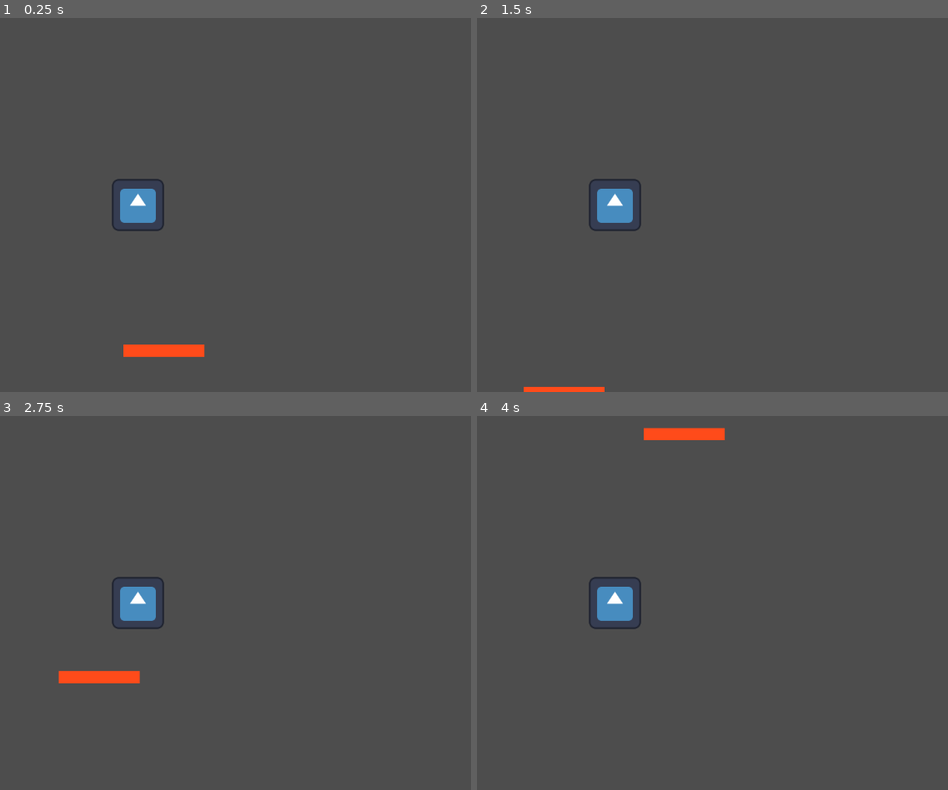
Above: before the commit, frames 1-4 (two rows, left to right).
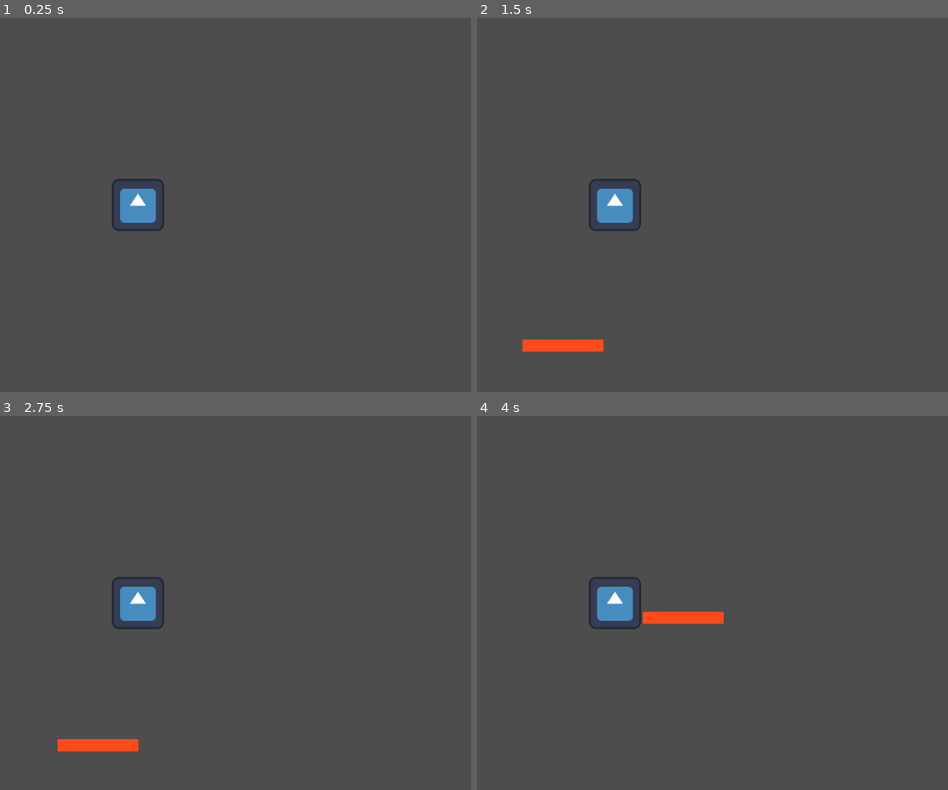
Above: after the commit, the same moments.

Repository: kaytrxg/GoDot-Practice
Game: Godot game, scene res://level_2.tscn
The game is run twice, just before and just after one commit, with the same random seed, the same clock (stepped at 60 frames per second) and the same inputs. This scene is started directly instead of the project's main scene. The engine's default icon, where the game draws it, is replaced by a stand-in: a white triangle on a blue panel in a dark square.
Inputs:
- Up to frame 1 (0.25 s): no input
- Up to frame 2 (1.5 s): tap Enter (ui_accept) at 0.5, 0.77 s; hold Right (ui_right) from 0.53 s (still down)
- Up to frame 3 (2.75 s): tap Enter (ui_accept) at 1.52, 2 s; release Right (ui_right) at 2.03 s; hold Left (ui_left) from 2.03 s (still down)
- Up to frame 4 (4 s): release Left (ui_left) at 2.78 s; hold Right (ui_right) from 2.78 s (still down); tap Enter (ui_accept) at 3.02, 3.77 s

The runs differ from the first frame. In frame 1, 0.6% of the frame differs, in the area x 26-44%, y 87-91%; in frame 2, 0.8%; in frame 3, 1.2%, in the area x 12-30%, y 68-90%; in frame 4, 1.2%.

Commit message:
Added level 3 w/out custom background

Diff:
--- a/moving_character-ai-/character_body_2d.gd
+++ b/moving_character-ai-/character_body_2d.gd
@@ -56,3 +56,7 @@
 			var collision = get_slide_collision(i)
 			if collision.get_collider().is_in_group("bouncy"):
 				velocity.y = jump_velocity * 2.5 #Bounces higher
+
+			#Checks if player landed on a breakable platform
+			if collision.get_collider().is_in_group("breakable"):
+				collision.get_collider().queue_free() #Destroys the platform
--- /dev/null
+++ b/moving_character-ai-/level_2.gd
@@ -0,0 +1,7 @@
+extends Node2D
+
+func _on_area_2d_body_entered(body: Node2D):
+	#Checks if it's the player's character
+	if body.is_in_group("player"):
+		print("Character fell off! Loading next level")
+		get_tree().change_scene_to_file("res://level_3.tscn")
--- a/moving_character-ai-/level_2.tscn
+++ b/moving_character-ai-/level_2.tscn
@@ -1,6 +1,7 @@
-[gd_scene load_steps=11 format=3 uid="uid://vtxr1ptfdo8x"]
+[gd_scene load_steps=12 format=3 uid="uid://vtxr1ptfdo8x"]
 
 [ext_resource type="PackedScene" uid="uid://4o7jf36gsy7j" path="res://Character.tscn" id="1_jg0dc"]
+[ext_resource type="Script" uid="uid://m6nbjb1iesvy" path="res://level_2.gd" id="1_nmjpi"]
 
 [sub_resource type="PhysicsMaterial" id="PhysicsMaterial_jg0dc"]
 bounce = 2.5
@@ -30,9 +31,10 @@
 size = Vector2(1200, 100)
 
 [node name="Level 2" type="Node2D"]
+script = ExtResource("1_nmjpi")
 
 [node name="CharacterBody2D" parent="." instance=ExtResource("1_jg0dc")]
-position = Vector2(48, -44)
+position = Vector2(51, -270)
 
 [node name="BouncyPlatform" type="StaticBody2D" parent="." groups=["bouncy"]]
 physics_material_override = SubResource("PhysicsMaterial_jg0dc")
@@ -96,3 +98,5 @@
 [node name="CollisionShape2D" type="CollisionShape2D" parent="Area2D"]
 position = Vector2(499, 2078)
 shape = SubResource("RectangleShape2D_1y8me")
+
+[connection signal="body_entered" from="Area2D" to="." method="_on_area_2d_body_entered"]
--- /dev/null
+++ b/moving_character-ai-/level_3.tscn
@@ -0,0 +1,104 @@
+[gd_scene load_steps=5 format=3 uid="uid://2ai1k3i4n38d"]
+
+[ext_resource type="PackedScene" uid="uid://4o7jf36gsy7j" path="res://Character.tscn" id="1_ayd5w"]
+
+[sub_resource type="PhysicsMaterial" id="PhysicsMaterial_ayd5w"]
+bounce = 2.5
+
+[sub_resource type="RectangleShape2D" id="RectangleShape2D_1fhj5"]
+size = Vector2(200, 30)
+
+[sub_resource type="RectangleShape2D" id="RectangleShape2D_ayd5w"]
+size = Vector2(200, 30)
+
+[node name="Level 3" type="Node2D"]
+
+[node name="CharacterBody2D" parent="." instance=ExtResource("1_ayd5w")]
+position = Vector2(190, -581)
+
+[node name="BouncyPlatform" type="StaticBody2D" parent="." groups=["bouncy"]]
+physics_material_override = SubResource("PhysicsMaterial_ayd5w")
+
+[node name="CollisionShape2D" type="CollisionShape2D" parent="BouncyPlatform"]
+position = Vector2(200, 300)
+shape = SubResource("RectangleShape2D_1fhj5")
+
+[node name="ColorRect" type="ColorRect" parent="BouncyPlatform"]
+offset_left = 95.0
+offset_top = 287.0
+offset_right = 295.0
+offset_bottom = 317.0
+color = Color(0.9150074, 0.5505319, 0, 1)
+metadata/_edit_use_anchors_ = true
+
+[node name="BouncyPlatform2" type="StaticBody2D" parent="." groups=["bouncy"]]
+position = Vector2(200, 300)
+physics_material_override = SubResource("PhysicsMaterial_ayd5w")
+
+[node name="CollisionShape2D" type="CollisionShape2D" parent="BouncyPlatform2"]
+position = Vector2(822, 516)
+shape = SubResource("RectangleShape2D_1fhj5")
+
+[node name="ColorRect" type="ColorRect" parent="BouncyPlatform2"]
+offset_left = 717.0
+offset_top = 503.0
+offset_right = 917.0
+offset_bottom = 533.0
+color = Color(0.9150074, 0.5505319, 0, 1)
+metadata/_edit_use_anchors_ = true
+
+[node name="BouncyPlatform3" type="StaticBody2D" parent="." groups=["bouncy"]]
+position = Vector2(400, 500)
+physics_material_override = SubResource("PhysicsMaterial_ayd5w")
+
+[node name="CollisionShape2D" type="CollisionShape2D" parent="BouncyPlatform3"]
+position = Vector2(200, 643)
+shape = SubResource("RectangleShape2D_1fhj5")
+
+[node name="ColorRect" type="ColorRect" parent="BouncyPlatform3"]
+offset_left = 105.0
+offset_top = 630.0
+offset_right = 305.0
+offset_bottom = 660.0
+color = Color(0.9137255, 0.54901963, 0, 1)
+
+[node name="BreakablePlatform" type="StaticBody2D" parent="." groups=["breakable"]]
+
+[node name="CollisionShape2D" type="CollisionShape2D" parent="BreakablePlatform"]
+position = Vector2(188, 21)
+shape = SubResource("RectangleShape2D_ayd5w")
+
+[node name="ColorRect" type="ColorRect" parent="BreakablePlatform"]
+offset_left = 87.0
+offset_top = 6.0
+offset_right = 287.0
+offset_bottom = 36.0
+color = Color(0.80129284, 0, 0, 1)
+
+[node name="BreakablePlatform2" type="StaticBody2D" parent="." groups=["breakable"]]
+position = Vector2(394, 532)
+
+[node name="CollisionShape2D" type="CollisionShape2D" parent="BreakablePlatform2"]
+position = Vector2(188, 21)
+shape = SubResource("RectangleShape2D_ayd5w")
+
+[node name="ColorRect" type="ColorRect" parent="BreakablePlatform2"]
+offset_left = 87.0
+offset_top = 6.0
+offset_right = 287.0
+offset_bottom = 36.0
+color = Color(0.80129284, 0, 0, 1)
+
+[node name="BreakablePlatform3" type="StaticBody2D" parent="." groups=["breakable"]]
+position = Vector2(-182, 947)
+
+[node name="CollisionShape2D" type="CollisionShape2D" parent="BreakablePlatform3"]
+position = Vector2(1698, 682)
+shape = SubResource("RectangleShape2D_ayd5w")
+
+[node name="ColorRect" type="ColorRect" parent="BreakablePlatform3"]
+offset_left = 1604.0
+offset_top = 670.0
+offset_right = 1804.0
+offset_bottom = 700.0
+color = Color(0.80129284, 0, 0, 1)
Not shown, added: moving_character-ai-/level_2.gd.uid
